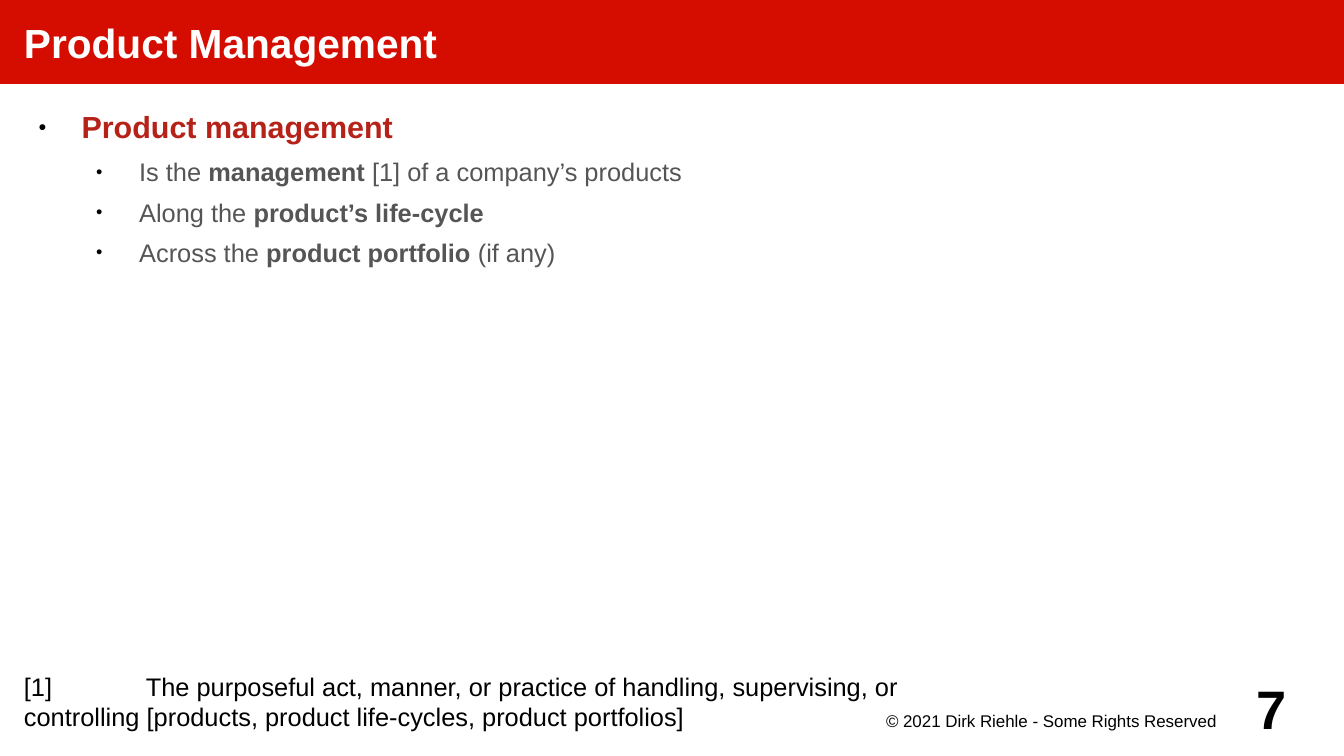
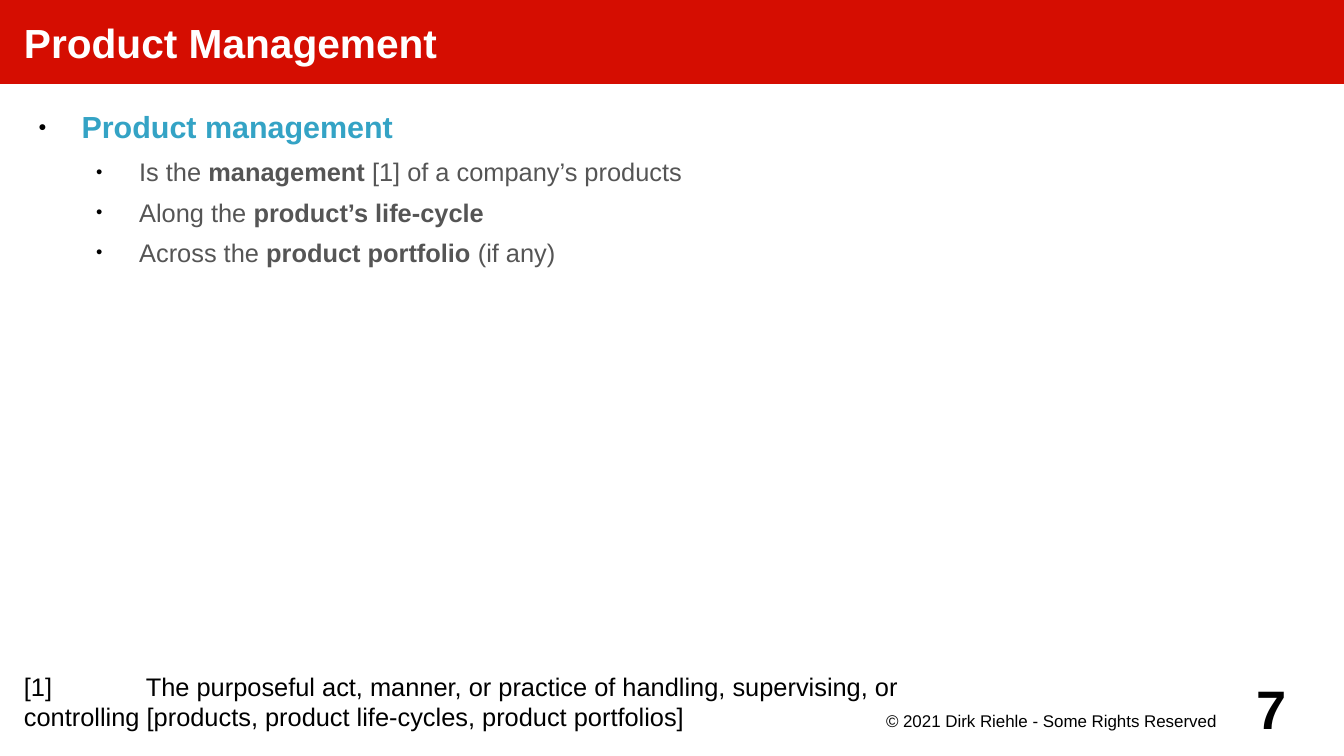
Before and after one commit to dirkriehle/amos-course, a slide deck: slide 7 of Lecture slides/AMOS C01 - Software Processes.odp. Drawn at 1344x756 pixels with LibreOffice and Linux fonts; fonts in the diff are those of the drawing. Boxes give left, top, right and bottom in pixels: in the first picture for what was removed or moved away, otherwise in the second. Text is boxed around its words. In the diff, an @@ line names an element or a change of style, - is before the commit and + after.

```diff
--- a/Lecture slides/AMOS C01 - Software Processes.odp
+++ b/Lecture slides/AMOS C01 - Software Processes.odp
@@ text at (x1=82, y1=116, x2=393, y2=144): text colour #B62118 to #34A3C5 in "Product management" @@
```
Also in this commit, not shown: 6 other files.
